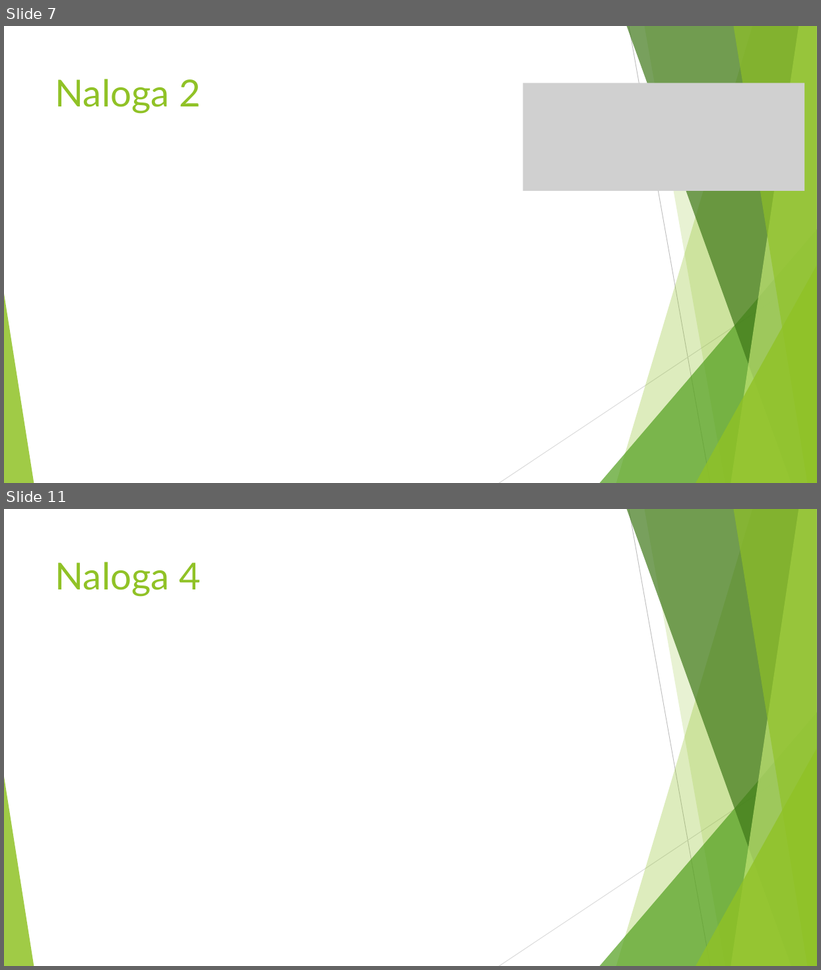
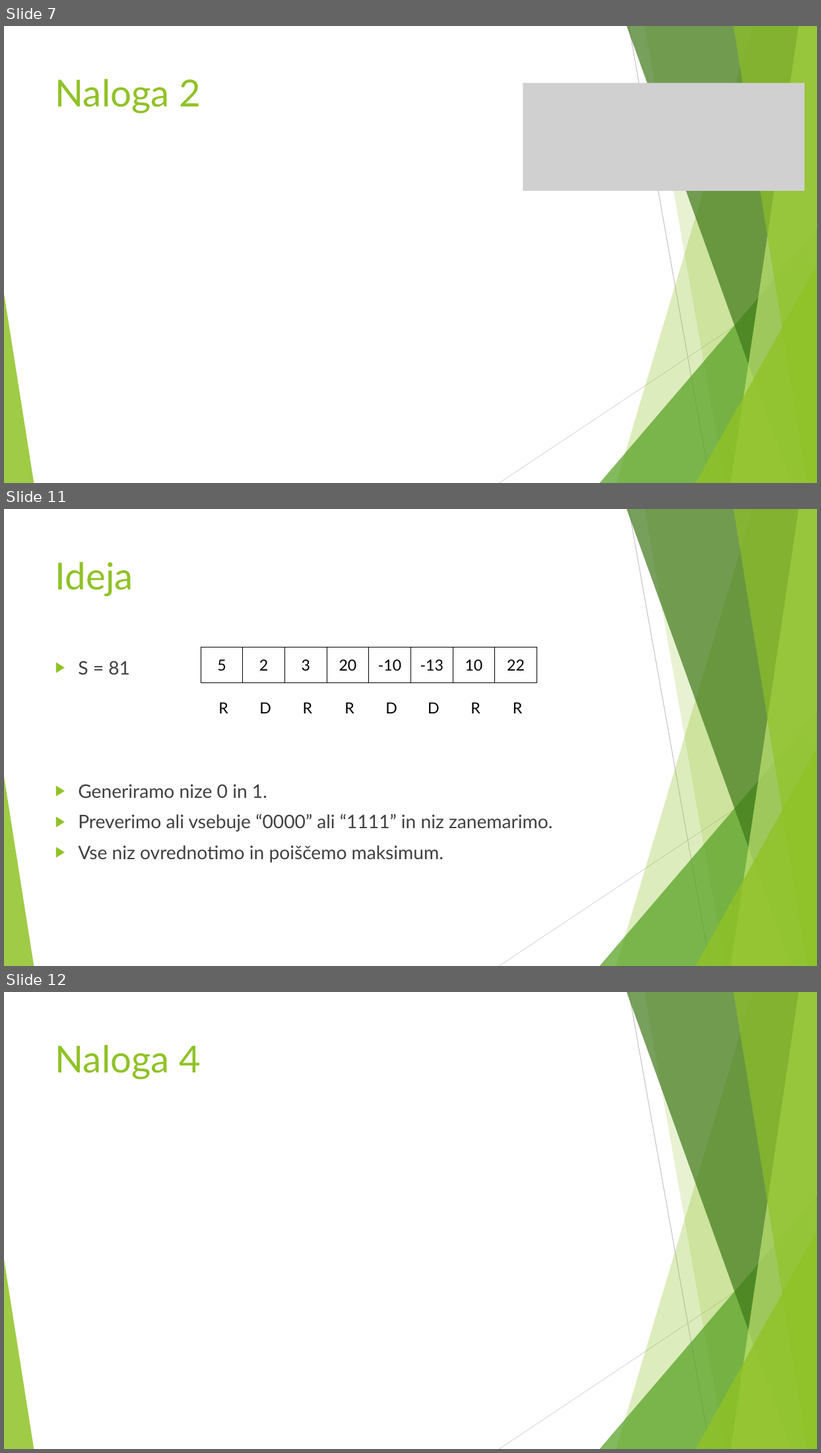
Before and after one commit to jrencelj/Seminarska-naloga-RAC2, a slide deck: Predstavitev.pptx. Shown one above the other, each under a label of ours: slides 7 and 11 before the commit, slides 7, 11 and 12 after it; the slides between them are not shown. The pictures are 821x970 and 821x1453 pixels, drawn with LibreOffice and Linux fonts; fonts in the diff are those of the drawing; grey boxes stand for pictures. Boxes give left, top, right and bottom in pixels: in the first picture for what was removed or moved away, otherwise in the second. Text is boxed around its words. In the diff, an @@ line names an element or a change of style, - is before the commit and + after.

```diff
--- a/Predstavitev.pptx
+++ b/Predstavitev.pptx
@@ slide 11 added at <box>4,509,817,966</box>, background #FFFFFF; not listed: 10 template elements that a slide beside it also shows @@
@@ title added at <box>55,562,133,597</box>, 44 pt, text #90C226 @@
+Ideja
@@ table added at <box>201,647,538,683</box>, 1 rows, 8 columns @@
+5 | 2 | 3 | 20 | -10 | -13 | 10 | 22
@@ text added at <box>78,661,552,863</box>, 22 pt, text #404040 @@
+▶ S = 81
+▶ Generiramo nize 0 in 1.
+▶ Preverimo ali vsebuje “0000” ali “1111” in niz zanemarimo.
+▶ Vse niz ovrednotimo in poiščemo maksimum.
@@ table added at <box>202,690,539,726</box>, 1 rows, 8 columns @@
+R | D | R | R | D | D | R | R
@@ what was slide 11 is now slide 12 @@
```
Also in this commit, not shown: 2 slides changed, 1 other slide added, 1 slide removed.
